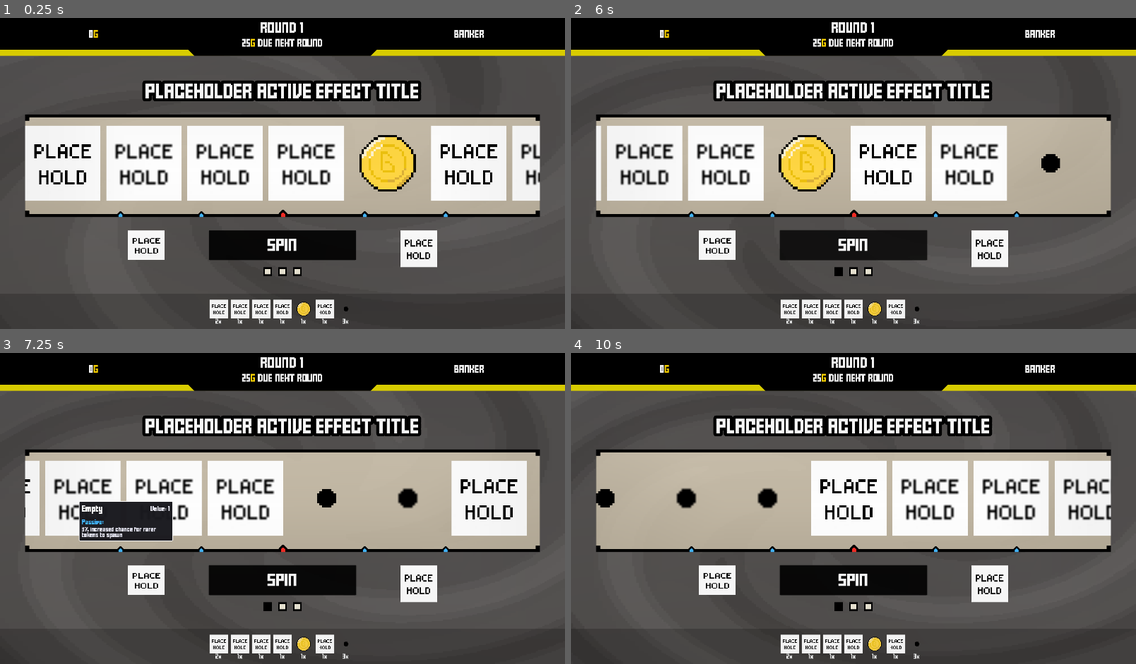
Above: before the commit, frames 1-4 (two rows, left to right).
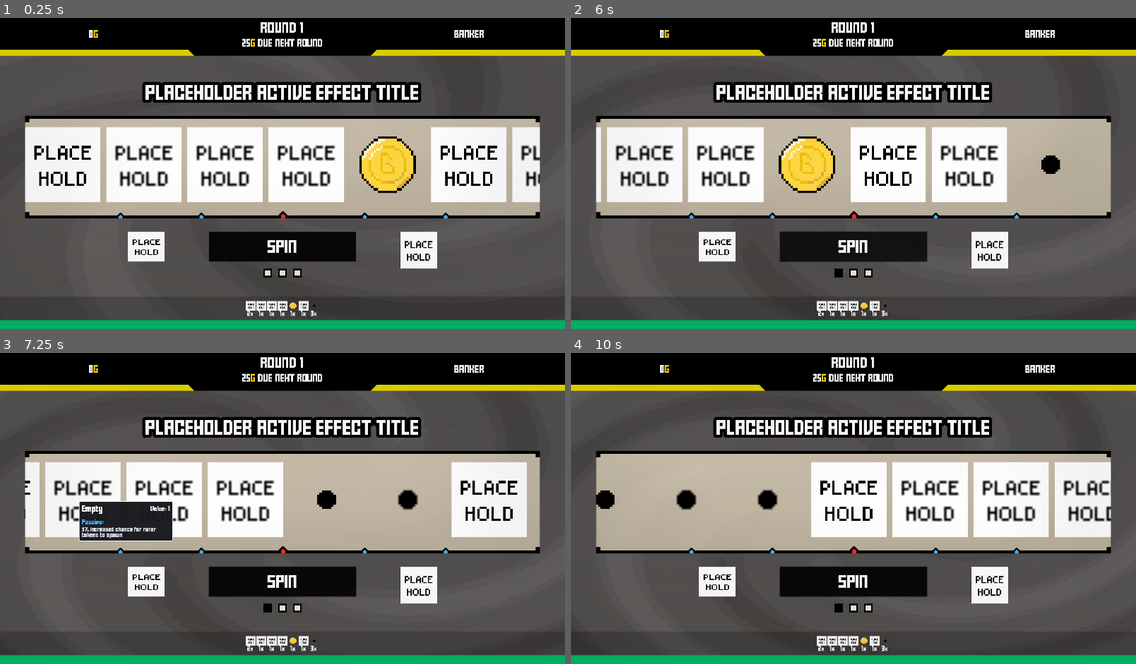
Above: after the commit, the same moments.

Repository: ZhelinWang/one-last-spin
Game: Godot game, scene res://main_ui.tscn
Two runs of this game, one before a commit and one after it. Both use one fixed random seed, a clock stepped at 60 frames per second and the inputs below.
Inputs (mouse positions are in pixels of both pictures, inside the frame that each line leads up to):
- Up to frame 1 (0.25 s): no input
- Up to frame 2 (6 s): click (633, 164) at 0.5 s; click (712, 164) at 1.27 s; click (797, 164) at 2.02 s; click (876, 164) at 2.77 s; click (960, 164) at 3.52 s; click (1039, 164) at 4.27 s; click (1119, 164) at 5.02 s; click "Spin" at 5.75 s
- Up to frame 3 (7.25 s): click (73, 499) at 6.52 s
- Up to frame 4 (10 s): click (571, 499) at 7.27 s; click (633, 499) at 8.02 s; click (723, 499) at 8.77 s; click (582, 499) at 9.52 s

The runs differ from the first frame. In frame 1, 11% of the frame differs, in the area x 0-100%, y 19-100%; in frame 2, 10%; in frame 3, 9.7%; in frame 4, 9.8%.

Commit message:
ui overhaul

Diff:
--- a/main_ui.tscn
+++ b/main_ui.tscn
@@ -171,6 +171,9 @@
 bg_color = Color(0, 0, 0, 0.19607843)
 corner_detail = 1
 
+[sub_resource type="StyleBoxFlat" id="StyleBoxFlat_v3yyu"]
+bg_color = Color(1.3957917e-06, 0.7159944, 0.4001968, 1)
+
 [sub_resource type="StyleBoxFlat" id="StyleBoxFlat_llbac"]
 bg_color = Color(1, 0.883333, 0, 0.588235)
 corner_radius_top_right = 200
@@ -276,28 +279,28 @@
 theme_override_constants/margin_left = 0
 theme_override_constants/margin_top = 0
 theme_override_constants/margin_right = 0
-theme_override_constants/margin_bottom = 5
-
-[node name="Panel2" type="Panel" parent="mainContainer/topUIMarginContainer"]
+theme_override_constants/margin_bottom = 10
+
+[node name="progressBar" type="Panel" parent="mainContainer/topUIMarginContainer"]
 custom_minimum_size = Vector2(0, 150)
 layout_mode = 2
 size_flags_horizontal = 3
 theme_override_styles/panel = SubResource("StyleBoxFlat_mgxdc")
 
-[node name="topUIContainer" type="HBoxContainer" parent="mainContainer/topUIMarginContainer/Panel2"]
+[node name="topUIContainer" type="HBoxContainer" parent="mainContainer/topUIMarginContainer/progressBar"]
 layout_mode = 0
 offset_right = 1920.0
 offset_bottom = 150.0
 theme_override_constants/separation = 0
 
-[node name="Panel" type="Panel" parent="mainContainer/topUIMarginContainer/Panel2/topUIContainer"]
+[node name="Panel" type="Panel" parent="mainContainer/topUIMarginContainer/progressBar/topUIContainer"]
 custom_minimum_size = Vector2(0, 130)
 layout_mode = 2
 size_flags_horizontal = 3
 size_flags_vertical = 0
 theme_override_styles/panel = SubResource("StyleBoxFlat_vxg6n")
 
-[node name="valueLabel" type="RichTextLabel" parent="mainContainer/topUIMarginContainer/Panel2/topUIContainer/Panel"]
+[node name="valueLabel" type="RichTextLabel" parent="mainContainer/topUIMarginContainer/progressBar/topUIContainer/Panel"]
 unique_name_in_owner = true
 layout_mode = 1
 anchors_preset = 15
@@ -313,7 +316,7 @@
 horizontal_alignment = 1
 vertical_alignment = 1
 
-[node name="deadlineDisplay" type="Panel" parent="mainContainer/topUIMarginContainer/Panel2/topUIContainer"]
+[node name="deadlineDisplay" type="Panel" parent="mainContainer/topUIMarginContainer/progressBar/topUIContainer"]
 material = SubResource("ShaderMaterial_yubjs")
 custom_minimum_size = Vector2(600, 150)
 layout_mode = 2
@@ -321,7 +324,7 @@
 size_flags_vertical = 0
 theme_override_styles/panel = SubResource("StyleBoxFlat_n1q3t")
 
-[node name="roundLabel" type="RichTextLabel" parent="mainContainer/topUIMarginContainer/Panel2/topUIContainer/deadlineDisplay"]
+[node name="roundLabel" type="RichTextLabel" parent="mainContainer/topUIMarginContainer/progressBar/topUIContainer/deadlineDisplay"]
 unique_name_in_owner = true
 layout_mode = 1
 anchors_preset = 15
@@ -340,7 +343,7 @@
 horizontal_alignment = 1
 vertical_alignment = 1
 
-[node name="deadlineLabel" type="RichTextLabel" parent="mainContainer/topUIMarginContainer/Panel2/topUIContainer/deadlineDisplay"]
+[node name="deadlineLabel" type="RichTextLabel" parent="mainContainer/topUIMarginContainer/progressBar/topUIContainer/deadlineDisplay"]
 unique_name_in_owner = true
 layout_mode = 1
 anchors_preset = 15
@@ -356,14 +359,14 @@
 horizontal_alignment = 1
 vertical_alignment = 1
 
-[node name="characterDisplay" type="Panel" parent="mainContainer/topUIMarginContainer/Panel2/topUIContainer"]
+[node name="characterDisplay" type="Panel" parent="mainContainer/topUIMarginContainer/progressBar/topUIContainer"]
 custom_minimum_size = Vector2(0, 130)
 layout_mode = 2
 size_flags_horizontal = 3
 size_flags_vertical = 0
 theme_override_styles/panel = SubResource("StyleBoxFlat_1v8me")
 
-[node name="classLabel" type="RichTextLabel" parent="mainContainer/topUIMarginContainer/Panel2/topUIContainer/characterDisplay"]
+[node name="classLabel" type="RichTextLabel" parent="mainContainer/topUIMarginContainer/progressBar/topUIContainer/characterDisplay"]
 unique_name_in_owner = true
 layout_mode = 1
 anchors_preset = 15
@@ -685,23 +688,28 @@
 mouse_filter = 2
 theme_override_constants/margin_top = 20
 
-[node name="Panel" type="Panel" parent="mainContainer/bottomUIMarginContainer"]
+[node name="VBoxContainer" type="VBoxContainer" parent="mainContainer/bottomUIMarginContainer"]
+layout_mode = 2
+theme_override_constants/separation = 0
+
+[node name="Panel" type="Panel" parent="mainContainer/bottomUIMarginContainer/VBoxContainer"]
 material = SubResource("ShaderMaterial_v3yyu")
-custom_minimum_size = Vector2(1920, 120)
-layout_mode = 2
+custom_minimum_size = Vector2(1920, 80)
+layout_mode = 2
+size_flags_vertical = 3
 theme_override_styles/panel = SubResource("StyleBoxFlat_i3676")
 
-[node name="MarginContainer" type="MarginContainer" parent="mainContainer/bottomUIMarginContainer/Panel"]
-layout_mode = 1
-anchors_preset = 15
-anchor_right = 1.0
-anchor_bottom = 1.0
-grow_horizontal = 2
-grow_vertical = 2
-theme_override_constants/margin_top = 30
+[node name="MarginContainer" type="MarginContainer" parent="mainContainer/bottomUIMarginContainer/VBoxContainer/Panel"]
+layout_mode = 1
+anchors_preset = 15
+anchor_right = 1.0
+anchor_bottom = 1.0
+grow_horizontal = 2
+grow_vertical = 2
+theme_override_constants/margin_top = 60
 theme_override_constants/margin_bottom = 10
 
-[node name="inventoryScroll" type="ScrollContainer" parent="mainContainer/bottomUIMarginContainer/Panel/MarginContainer"]
+[node name="inventoryScroll" type="ScrollContainer" parent="mainContainer/bottomUIMarginContainer/VBoxContainer/Panel/MarginContainer"]
 custom_minimum_size = Vector2(1920, 100)
 layout_mode = 2
 size_flags_horizontal = 4
@@ -710,13 +718,20 @@
 horizontal_scroll_mode = 2
 vertical_scroll_mode = 0
 
-[node name="inventoryStrip" type="HBoxContainer" parent="mainContainer/bottomUIMarginContainer/Panel/MarginContainer/inventoryScroll"]
+[node name="inventoryStrip" type="HBoxContainer" parent="mainContainer/bottomUIMarginContainer/VBoxContainer/Panel/MarginContainer/inventoryScroll"]
 unique_name_in_owner = true
 layout_mode = 2
 size_flags_horizontal = 4
 size_flags_vertical = 0
 theme_override_constants/separation = 8
 script = ExtResource("99_inv")
+icon_size = Vector2i(32, 32)
+icon_spacing = 4
+
+[node name="artifactXPBar" type="Panel" parent="mainContainer/bottomUIMarginContainer/VBoxContainer"]
+custom_minimum_size = Vector2(1920, 30)
+layout_mode = 2
+theme_override_styles/panel = SubResource("StyleBoxFlat_v3yyu")
 
 [node name="bottomRow" type="HBoxContainer" parent="mainContainer/bottomUIMarginContainer"]
 visible = false
Not shown: 1 places in main_ui.tscn that only renumber resources
